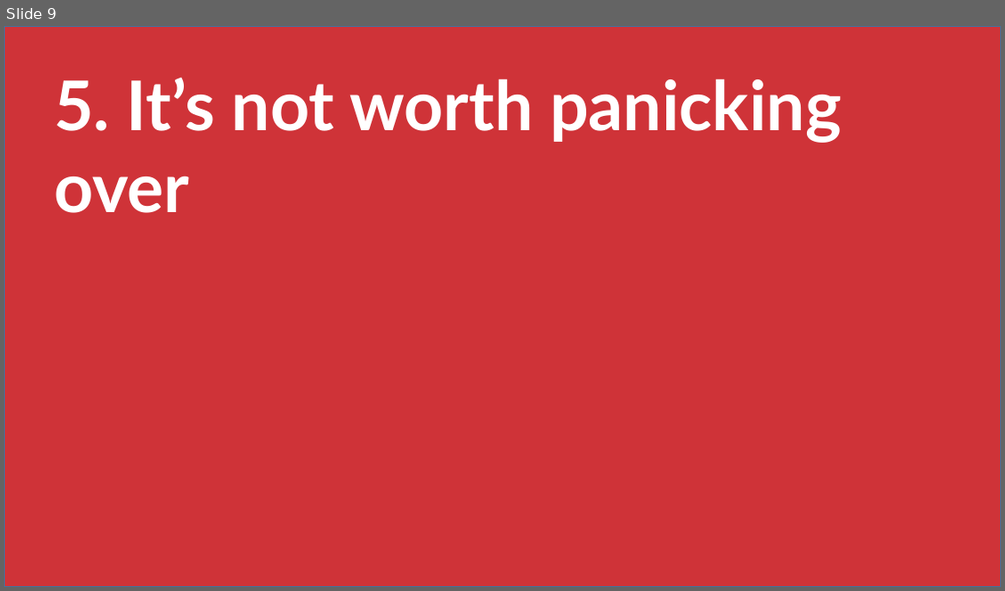
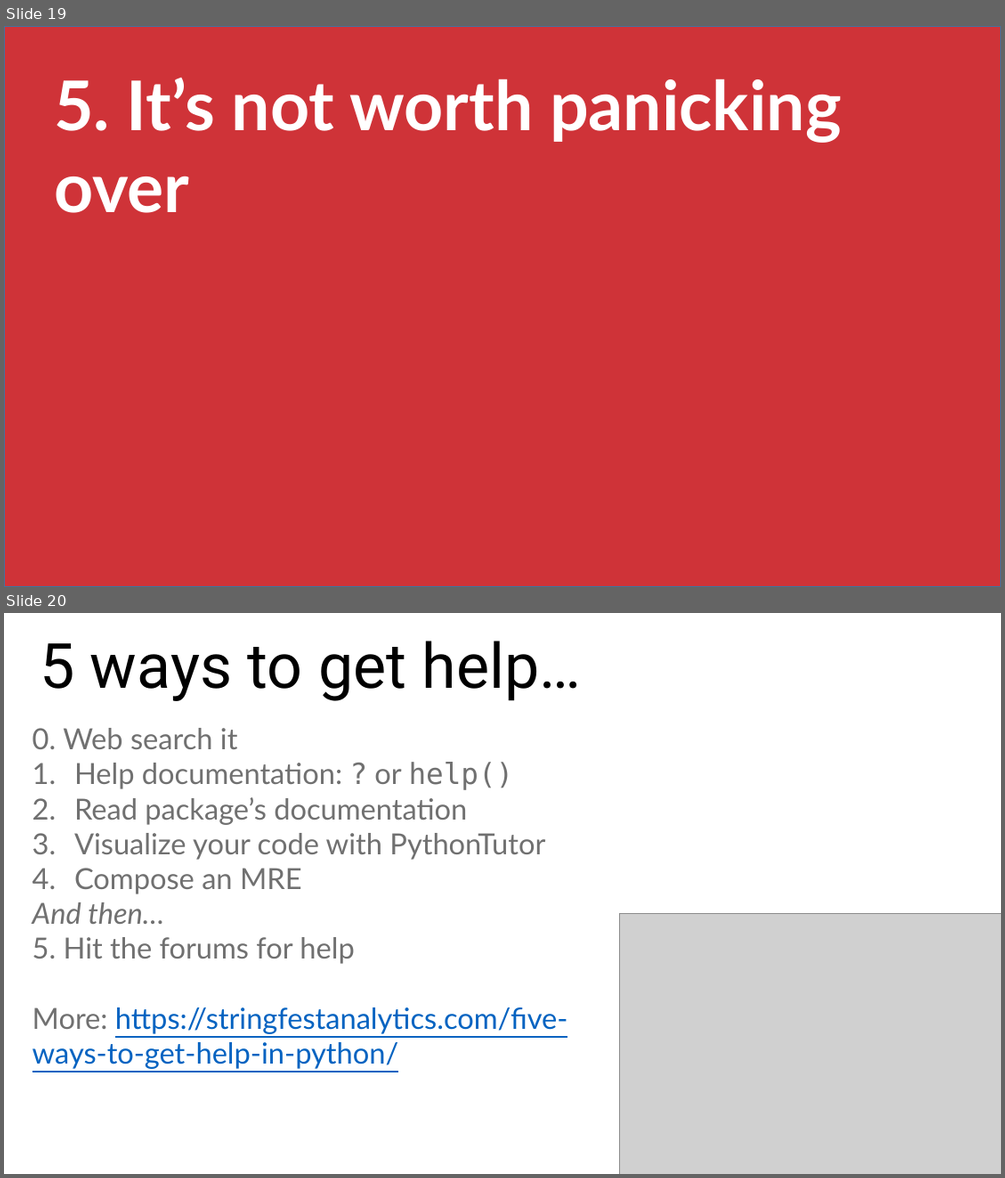
Before and after one commit to stringfestdata/ms-excel-toronto-python, a slide deck: toronto-five-things-excel-python.pptx. Shown one above the other, each under a label of ours: slide 9 before the commit, slides 19 and 20 after it. The pictures are 1005x591 and 1005x1178 pixels, drawn with LibreOffice and Linux fonts; fonts in the diff are those of the drawing; grey boxes stand for pictures. Boxes give left, top, right and bottom in pixels: in the first picture for what was removed or moved away, otherwise in the second. Text is boxed around its words. In the diff, an @@ line names an element or a change of style, - is before the commit and + after.

```diff
--- a/toronto-five-things-excel-python.pptx
+++ b/toronto-five-things-excel-python.pptx
@@ slide 20 added at (x1=4, y1=613, x2=1001, y2=1174), background #FFFFFF @@
@@ text added at (x1=40, y1=641, x2=582, y2=701), 60 pt, text #000000 @@
+5 ways to get help…
@@ text added at (x1=32, y1=728, x2=567, y2=1069), 28 pt, text #707070 @@
+0. Web search it
+1. Help documentation: ? or help()
+2. Read package’s documentation
+3. Visualize your code with PythonTutor
+4. Compose an MRE
+And then…
+5. Hit the forums for help
+More: https://stringfestanalytics.com/five-ways-to-get-help-in-python/
@@ picture added at (x1=619, y1=914, x2=1001, y2=1174) @@
@@ picture added at (x1=895, y1=1052, x2=1001, y2=1174) @@
@@ what was slide 9 is now slide 19 @@
```
Also in this commit, not shown: 5 slides changed, 7 other slides added, 17 slides removed, 3 other files.
